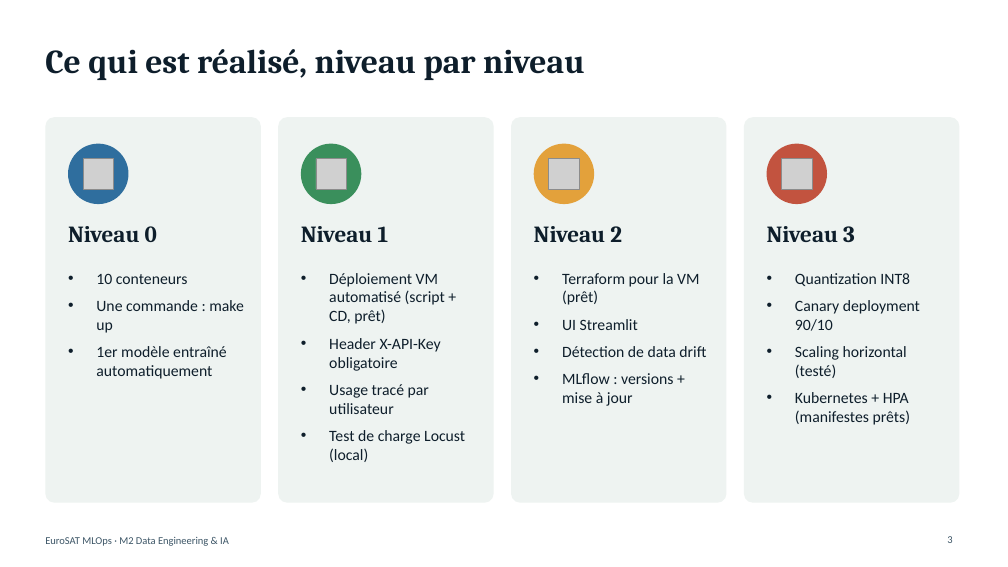
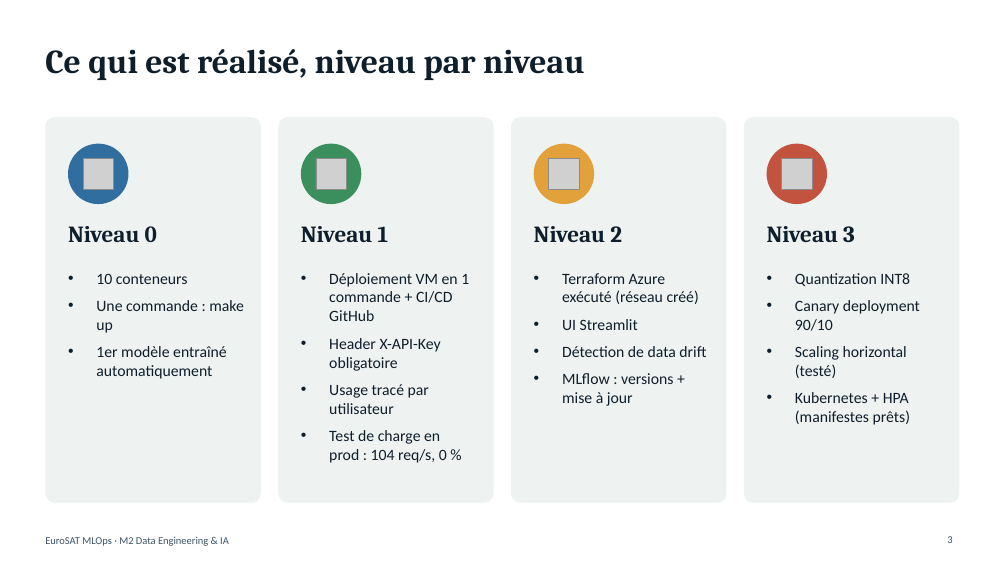
Before and after one commit to nplnguyen/eurosat-mlops, a slide deck: slide 3 of presentation/soutenance-mlops-eurosat.pptx. Drawn at 1008x567 pixels with LibreOffice and Linux fonts; fonts in the diff are those of the drawing; grey boxes stand for pictures. Boxes give left, top, right and bottom in pixels: in the first picture for what was removed or moved away, otherwise in the second. Text is boxed around its words. In the diff, an @@ line names an element or a change of style, - is before the commit and + after.

Commit message:
Slides : déploiement VM + test de charge en production

```diff
--- a/presentation/soutenance-mlops-eurosat.pptx
+++ b/presentation/soutenance-mlops-eurosat.pptx
@@ text at [329,273,469,321]: text changed @@
-• Déploiement VM automatisé (script + CD, prêt)
+• Déploiement VM en 1 commande + CI/CD GitHub
@@ text at [562,273,699,304]: text changed @@
-• Terraform pour la VM (prêt)
+• Terraform Azure exécuté (réseau créé)
@@ text at [329,430,447,463]: text changed @@
-• Test de charge Locust (local)
+• Test de charge en prod : 104 req/s, 0 %
```
Also in this commit, not shown: 2 other slides changed, 2 slides added.
